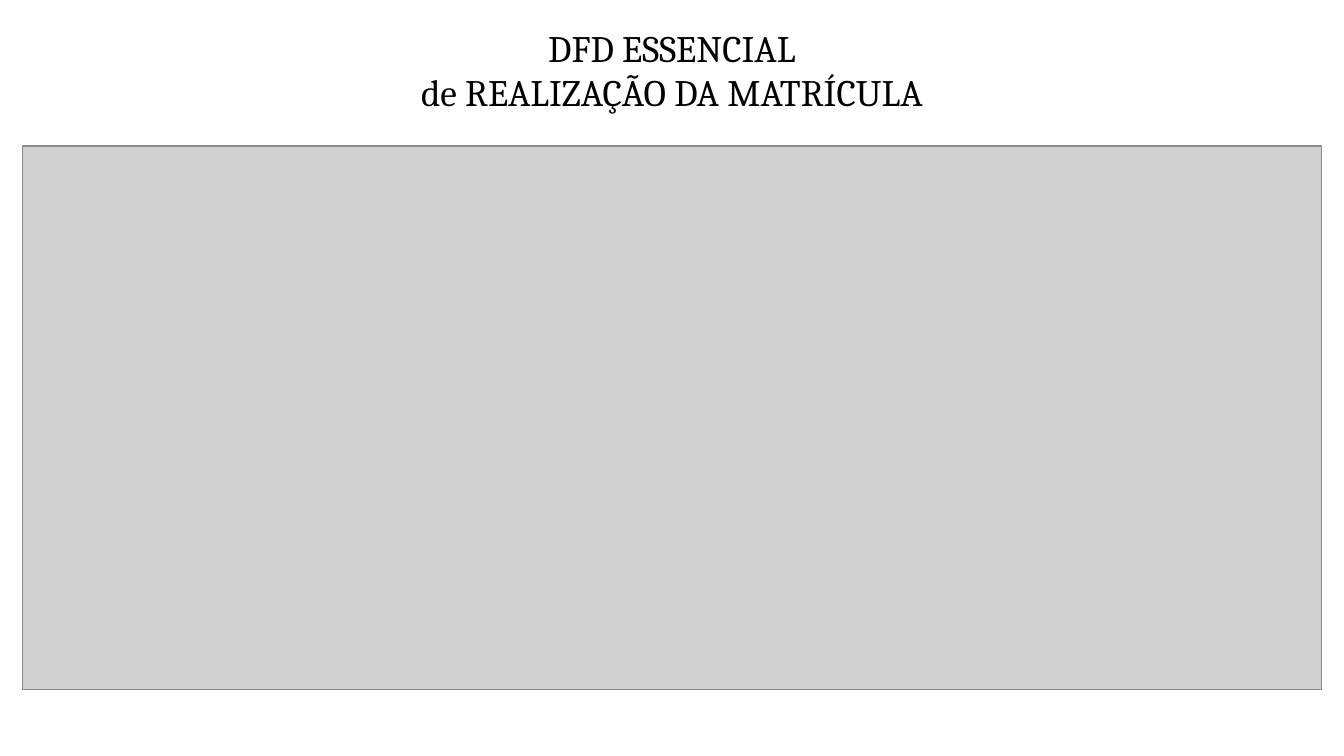
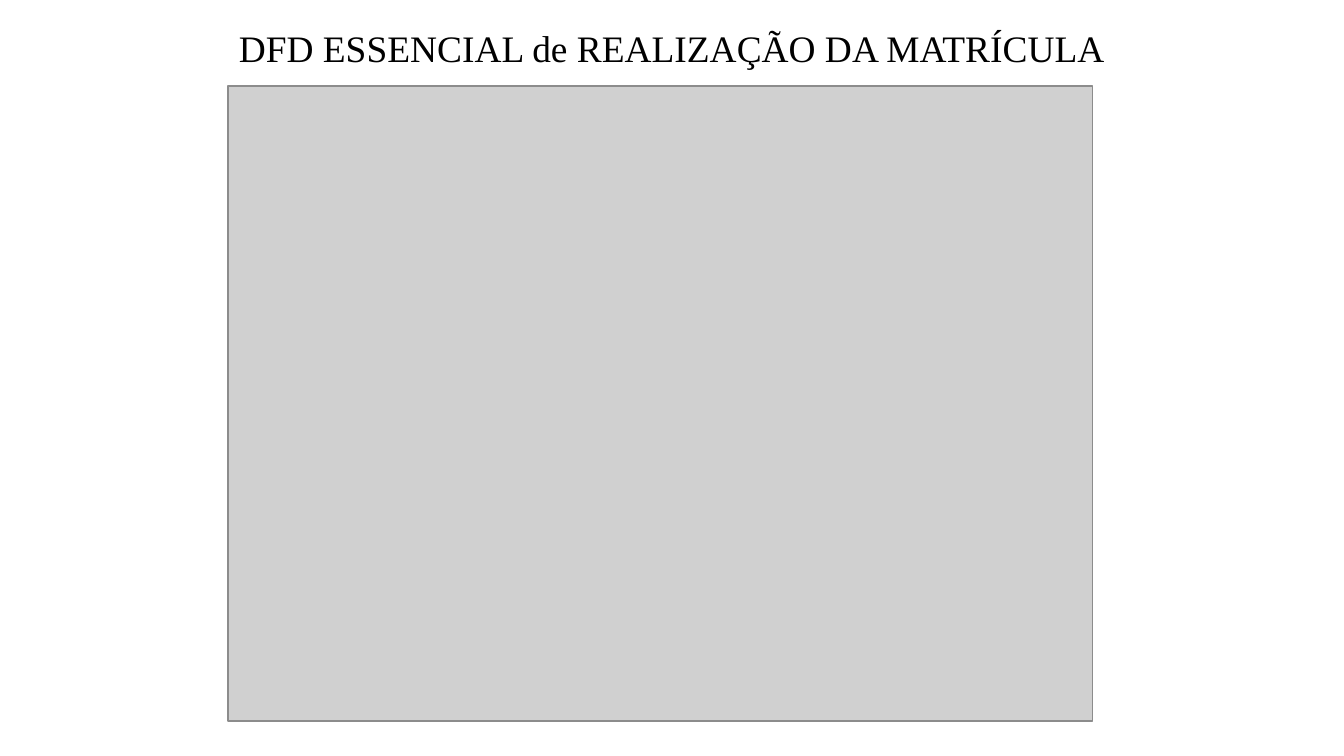
Before and after one commit to troogg/Madara, a slide deck: slide 1 of Artefatos/16. DFD ESSENCIAL CAPACIDADES.pptx. Drawn at 1344x756 pixels with LibreOffice and Linux fonts; fonts in the diff are those of the drawing; grey boxes stand for pictures. Boxes give left, top, right and bottom in pixels: in the first picture for what was removed or moved away, otherwise in the second. Text is boxed around its words. In the diff, an @@ line names an element or a change of style, - is before the commit and + after.

```diff
--- a/Artefatos/16. DFD ESSENCIAL CAPACIDADES.pptx
+++ b/Artefatos/16. DFD ESSENCIAL CAPACIDADES.pptx
@@ text at (239,33,1104,69): text changed; font Cambria to Times New Roman @@
-DFD ESSENCIAL
-de REALIZAÇÃO DA MATRÍCULA
+DFD ESSENCIAL de REALIZAÇÃO DA MATRÍCULA
@@ picture: place and size @@
-picture at (23,146,1322,691)
+picture at (228,86,1093,722)
```
Also in this commit, not shown: 6 other files.
